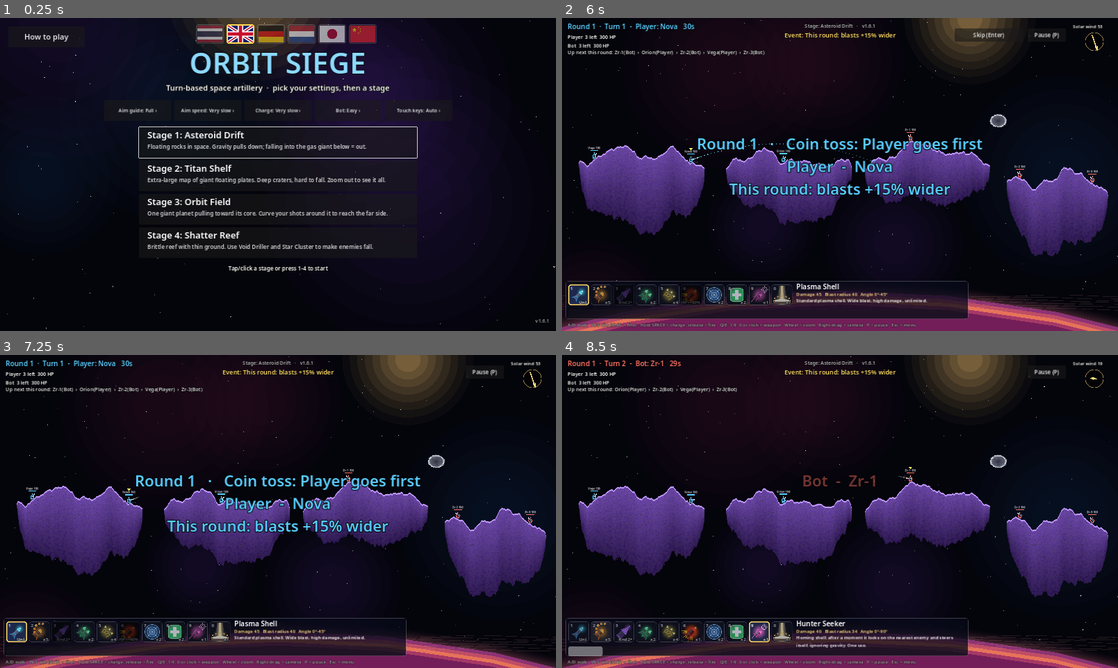
Above: before the commit, frames 1-4 (two rows, left to right).
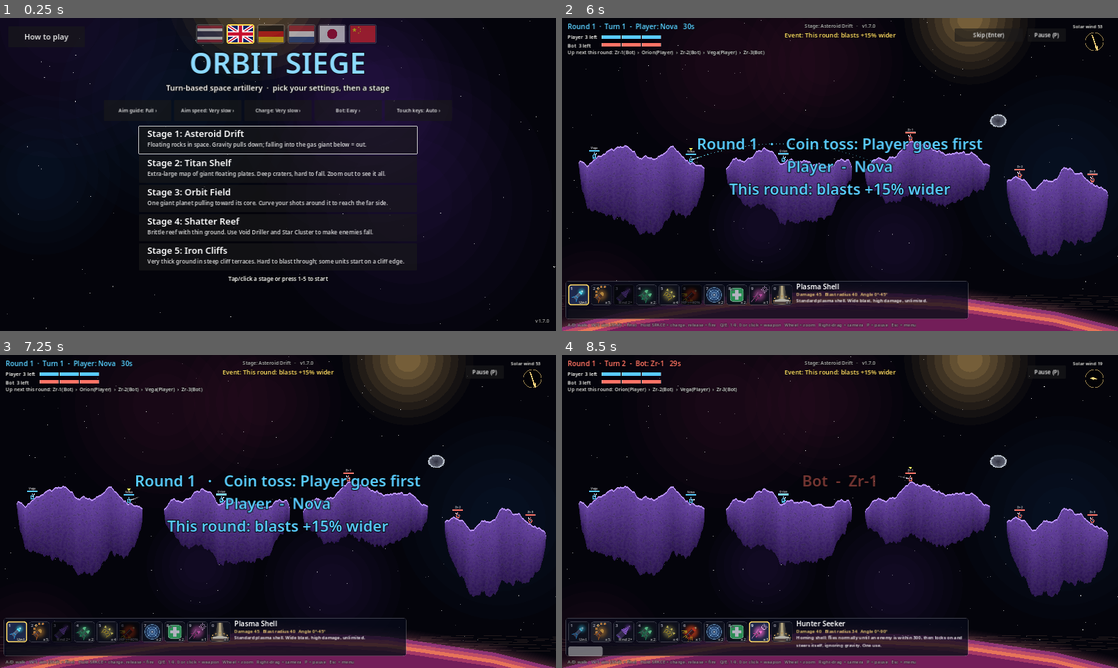
Above: after the commit, the same moments.

Repository: Pid924/OrbitSiege
Game: Godot game, scene res://scenes/menu.tscn
Two runs of this game, one before a commit and one after it. Both use one fixed random seed, a clock stepped at 60 frames per second and the inputs below.
Inputs:
- Up to frame 1 (0.25 s): no input
- Up to frame 2 (6 s): click "Bot: Easy ›" at 0.5 s; click "Bot: Normal ›" at 1.25 s; click "Stage 1: Asteroid Drift" at 2 s; click "Stage 1: Asteroid Drift" at 2.75 s; click "Don't show before matches aga…" at 3.5 s; click "Don't show before matches aga…" at 4.25 s; click "Don't show before matches aga…" at 5 s; click "Start" at 5.75 s
- Up to frame 3 (7.25 s): click "Skip (Enter)" at 6.5 s
- Up to frame 4 (8.5 s): click "1" at 7.25 s; click "2" at 8 s

The runs differ from the first frame. In frame 1, 5.4% of the frame differs, in the area x 24-99%, y 34-98%; in frame 2, 0.4%; in frame 3, 0.4%; in frame 4, 0.6%.

Commit message:
1.7.0: seeker lock range 300, stage 5 Iron Cliffs, HP bars
Co-Authored-By: Claude Opus 5.5 <noreply@anthropic.com>
Claude-Session: https://claude.ai/code/session_01Lo9zaQgDYn7BjieRUw61Dn

Diff:
--- a/project.godot
+++ b/project.godot
@@ -5,7 +5,7 @@
 
 config/name="Orbit Siege"
 config/description="Turn-based space artillery prototype."
-config/version="1.6.1"
+config/version="1.7.0"
 config/icon="res://icon.png"
 run/main_scene="res://scenes/menu.tscn"
 config/features=PackedStringArray("4.2", "GL Compatibility")
--- a/scripts/game/game_settings.gd
+++ b/scripts/game/game_settings.gd
@@ -21,17 +21,24 @@
 		"island_width": Vector2(300, 440), "gap": Vector2(60, 110), "depth": Vector2(40, 70),
 		"carve_mult": 1.25, "sky_rocks": 2, "spawn_gap": 300.0,
 	},
+	"cliffs": {
+		"name": "Iron Cliffs",
+		"desc": "แผ่นดินหนามาก เป็นขั้นบันไดหน้าผาสูงชัน ยิงทะลุยาก บางตัวเกิดอยู่ริมหน้าผา",
+		"kind": "islands", "size": Vector2(2800, 1500),
+		"island_width": Vector2(900, 1300), "gap": Vector2(70, 120), "depth": Vector2(480, 600),
+		"terrace": Vector2(170, 300), "terrace_lift": 260.0,
+	},
 	"orbit": {
 		"name": "Orbit Field",
 		"desc": "ดาวยักษ์ดวงเดียว แรงโน้มถ่วงดึงเข้าหาใจกลางดาว ยิงโค้งอ้อมดาวไปหาศัตรูอีกฝั่งได้",
 		"kind": "planets", "size": Vector2(2400, 1650), "planet_count": 1, "planet_radius": Vector2(560, 560),
 	},
 }
-const STAGE_ORDER := ["drift", "titan", "orbit", "reef"]
+const STAGE_ORDER := ["drift", "titan", "orbit", "reef", "cliffs"]
 
 ## How much of the predicted flight path the human player sees, in seconds of flight.
 const GUIDE_OPTIONS := [["ปิด", 0.0], ["สั้น", 0.35], ["กลาง", 0.9], ["ยาว", 2.0], ["เต็มเส้น", 12.0]]
-const VERSION := "1.6.1"
+const VERSION := "1.7.0"
 
 ## [label, seconds to fill the charge bar] for the human player.
 const CHARGE_OPTIONS := [["ช้ามาก", 5.0], ["ช้า", 3.6], ["ปกติ", 2.6], ["เร็ว", 1.6]]
--- a/scripts/game/i18n_table.gd
+++ b/scripts/game/i18n_table.gd
@@ -8,6 +8,7 @@
 	"เกาะหินลอยกลางอวกาศ แรงโน้มถ่วงดึงลงล่าง ตกลงไปในชั้นบรรยากาศดาวแก๊สยักษ์ = ตาย": ["Floating rocks in space. Gravity  …(317 unchanged characters)…
 	"ฉากใหญ่พิเศษ แผ่นดินลอยฟ้าผืนยักษ์ หลุมลึก ร่วงยาก ใช้ล้อเมาส์ซูมดูทั้งฉาก": ["Extra-large map of giant floating plat …(282 unchanged characters)…
 	"แนวหินเปราะ พื้นบาง ระเบิดทะลุง่าย ใช้ Void Driller กับ Star Cluster ทำให้ศัตรูร่วง": ["Brittle reef with thin ground …(339 unchanged characters)…
+	"แผ่นดินหนามาก เป็นขั้นบันไดหน้าผาสูงชัน ยิงทะลุยาก บางตัวเกิดอยู่ริมหน้าผา": ["Very thick ground in steep cliff terraces. Hard to blast through; some units start on a cliff edge.", "Sehr dicker Boden mit steilen Klippenstufen. Schwer zu durchschießen; manche starten an der Kante.", "Zeer dikke grond met steile kliftrappen. Moeilijk doorheen te schieten; sommigen starten aan de rand.", "とても分厚い大地と切り立った崖の段々。撃ち抜きにくく、崖っぷちから始まるキャラもいる。", "极厚的大地，阶梯状的陡峭悬崖，很难炸穿。有些角色会出生在悬崖边。"],
 	"ดาวยักษ์ดวงเดียว แรงโน้มถ่วงดึงเข้าหาใจกลางดาว ยิงโค้งอ้อมดาวไปหาศัตรูอีกฝั่งได้": ["One giant planet pulling toward  …(294 unchanged characters)…
 	"ปิด": ["Off", "Aus", "Uit", "オフ", "关"],
 	"สั้น": ["Short", "Kurz", "Kort", "短い", "短"],
@@ -55,7 +56,7 @@
 	"ปลดล็อกเมื่อเลือดเหลือไม่เกิน 40% ระเบิดรุนแรงที่สุดในเกม ใช้ได้ครั้งเดียว": ["Unlocks at 40% HP or less. The stronge …(260 unchanged characters)…
 	"ปล่อยตาข่ายพลังงานวงกว้าง ศัตรูในวงจะเดินและหมุนปืนไม่ได้ในตาถัดไปของตัวเอง": ["Throws a wide energy net. Enemies ins …(306 unchanged characters)…
 	"ฮีล 25 HP ให้เพื่อนทุกคนในวง และนัดถัดไปของทีม (อาวุธใดก็ได้) แรงขึ้น 50%": ["Heals allies in range by 25 HP, and you …(313 unchanged characters)…
-	"กระสุนติดตาม บินไปครู่หนึ่งแล้วล็อกศัตรูที่ใกล้ที่สุด เลี้ยวตามไปเองไม่สนแรงโน้มถ่วง ใช้ได้ครั้งเดียว": ["Homing shell: after a moment it locks on the nearest enemy and steers itself, ignoring gravity. One use.", "Lenkgeschoss: erfasst nach kurzer Zeit den nächsten Gegner und steuert selbst, ohne Schwerkraft. Einmal.", "Zoekraket: richt zich na even op de dichtstbijzijnde vijand en stuurt zelf, zonder zwaartekracht. Eén keer.", "追尾弾。少し飛ぶと最も近い敵をロックし、\n重力を無視して追いかける。1回限り。", "追踪弹：飞行片刻后锁定最近的敌人，\n无视重力自动追踪。仅限一次。"],
+	"กระสุนติดตาม บินตามวิถีปกติจนมีศัตรูอยู่ในระยะ 300 แล้วล็อกเป้า เลี้ยวตามไปเองไม่สนแรงโน้มถ่วง ใช้ได้ครั้งเดียว": ["Homing shell: flies normally until an enemy is within 300, then locks on and steers itself, ignoring gravity. One use.", "Lenkgeschoss: fliegt normal, bis ein Gegner in 300 Reichweite ist, dann erfasst es ihn und steuert selbst. Einmal.", "Zoekraket: vliegt normaal tot een vijand binnen 300 is, richt zich dan en stuurt zelf, zonder zwaartekracht. Eén keer.", "追尾弾。敵が距離300以内に入るまで普通に飛び、\nその後ロックして重力を無視して追う。1回限り。", "追踪弹：正常飞行，直到敌人进入300范围，\n随后锁定并无视重力自动追踪。仅限一次。"],
 	"ยิงลูกบอกพิกัดไปตกตรงไหน ลำแสงจากฟ้าจะยิงลงมาถล่มพื้นตรงนั้นเป็นวงกว้าง ใช้ได้ครั้งเดียว": ["Fires a marker; a beam f …(327 unchanged characters)…
 	"กระสุนพื้นฐาน ระเบิดวงกว้าง ใช้ได้ตลอด": ["Basic shell, wide blast, always available", "Standardgranate, große Explosion, immer verfügbar", "Standaardgranaat, grote explosie, altijd beschikbaar", "基本の弾。爆発範囲が広く、いつでも使える", "基础弹，爆炸范围大，随时可用"],
 	"แตกเป็นลูกย่อย 5 ลูก โดนตัวจัง ๆ แตก 8 ลูก กินพื้นเยอะ": ["Splits into 5 bomblets (8 on a direct hit), eats ground", "5 Bomblets (8 bei Volltreffer), frisst viel Boden", "5 bommetjes (8 bij voltreffer), vreet grond weg", "子弾5個（直撃で8個）に分裂、地面を大きく削る", "分裂5颗子弹（直接命中8颗），大量削地"],
@@ -65,7 +66,7 @@
 	"ใช้ได้เมื่อ HP ไม่เกิน 40% ระเบิดแรงที่สุด": ["Only at 40% HP or less, the biggest blast", "Nur ab 40% HP oder weniger, stärkste Explosion", "Alleen bij 40% HP of minder, grootste explosie", "HP40%以下で使用可、最強の爆発", "HP不高于40%时可用，最强爆炸"],
 	"ตาข่ายวงกว้าง ศัตรูในวงเดินและหมุนปืนไม่ได้ 1 ตา": ["Wide net: enemies can't walk or aim for 1 turn", "Großes Netz: Gegner 1 Zug ohne Laufen und Zielen", "Groot net: vijanden 1 beurt niet lopen of richten", "広い網。敵は1ターン移動も照準もできない", "大网，敌人1回合不能移动和瞄准"],
 	"ฮีลเพื่อน 25 HP และนัดถัดไปของทีมแรงขึ้น 50%": ["Heals allies 25 HP, team's next shot +50%", "Heilt 25 HP, nächster Teamschuss +50%", "Heelt 25 HP, volgend teamschot +50%", "味方をHP25回復、次の攻撃+50%", "队友恢复25 HP，下一发+50%"],
-	"บินครู่หนึ่งแล้วเลี้ยวไล่ศัตรูที่ใกล้ที่สุดเอง": ["Homes in on the nearest enemy after a moment", "Verfolgt nach kurzer Zeit den nächsten Gegner", "Achtervolgt na even de dichtstbijzijnde vijand", "少し飛ぶと最も近い敵を追尾", "飞行片刻后追踪最近的敌人"],
+	"เมื่อศัตรูอยู่ในระยะ 300 จะล็อกแล้วเลี้ยวไล่เอง": ["Locks on and homes in once an enemy is within 300", "Erfasst Gegner ab 300 Abstand und verfolgt sie", "Richt zich op een vijand binnen 300 en volgt hem", "敵が距離300以内に入るとロックして追尾", "敌人进入300范围后锁定并追踪"],
 	"ยิงลูกบอกพิกัด ลำแสงจากฟ้าถล่มพื้นตรงนั้นเป็นวงกว้าง": ["Marker shell; a sky beam blasts a wide strip there", "Marker; ein Himmelsstrahl verwüstet einen breiten Streifen", "Markering; een hemelstraal vernietigt een brede strook", "目印弾。空からの光線が広範囲を焼き払う", "标记弹，天空光束轰击大片区域"],
 	"วิธีเล่น Orbit Siege": ["How to play Orbit Siege", "So spielst du Orbit Siege", "Zo speel je Orbit Siege", "Orbit Siegeの遊び方", "Orbit Siege 玩法"],
 	"กติกา": ["Rules", "Regeln", "Regels", "ルール", "规则"],
@@ -105,7 +106,7 @@
 	"ต่อไปในรอบนี้: ": ["Up next this round: ", "Als Nächstes: ", "Hierna deze ronde: ", "このラウンドの次: ", "本轮接下来: "],
 	"จบรอบแล้วขึ้นรอบใหม่": ["new round next", "danach neue Runde", "daarna nieuwe ronde", "次は新しいラウンド", "之后进入新一轮"],
 	"ไม่อั้น": ["Unl.", "Unb.", "Onb.", "無限", "无限"],
-	"%s  เหลือ %d คน  %d HP": ["%s  %d left  %d HP", "%s  %d übrig  %d HP", "%s  %d over  %d HP", "%s  残り%d人  %d HP", "%s  剩余%d人  %d HP"],
+	"%s  เหลือ %d คน": ["%s  %d left", "%s  %d übrig", "%s  %d over", "%s  残り%d人", "%s  剩余%d人"],
 	"   (+) นัดถัดไปแรงขึ้น %d%%": ["   (+) next shot +%d%%", "   (+) nächster Schuss +%d%%", "   (+) volgend schot +%d%%", "   (+) 次の攻撃 +%d%%", "   (+) 下一发 +%d%%"],
 	"ลมสุริยะ %d": ["Solar wind %d", "Sonnenwind %d", "Zonnewind %d", "太陽風 %d", "太阳风 %d"],
 	"มีอาวุธพิเศษพร้อมใช้ %d แบบ  ·  แตะรูปอาวุธเพื่อเลือก": ["%d special weapons ready  ·  tap the weapon picture to choose", "%d Spezialwaffen bereit  ·  Waffenbild antippen", "%d speciale wapens klaar  ·  tik op het wapenplaatje", "特殊武器%d種が使用可能  ·  武器画像をタップして選択", "%d种特殊武器可用  ·  点击武器图标选择"],
--- a/scripts/game/match.gd
+++ b/scripts/game/match.gd
@@ -217,6 +217,12 @@
 		var island: Dictionary = islands[rng.randi() % islands.size()]
 		var x := rng.randf_range(lerpf(island.x0, island.x1, 0.08), lerpf(island.x0, island.x1, 0.92))
 		var pos := Vector2(x, island.base - 80.0)  # island tops never rise above base - 70
+		if island.has("steps"):
+			pos.y = island.base - island.max_lift - 40.0
+			if not island.edges.is_empty() and rng.randf() < 0.45:
+				# Right on the brink of a cliff, on the high side.
+				var e: Vector2 = island.edges[rng.randi() % island.edges.size()]
+				pos.x = e.x + e.y * rng.randf_range(8.0, 16.0)
 		while pos.y < abyss_y and not terrain.is_solid(pos + Vector2.DOWN):
 			pos.y += 1.0
 		if pos.y < abyss_y:
--- a/scripts/game/projectile.gd
+++ b/scripts/game/projectile.gd
@@ -65,7 +65,11 @@
 ## Turns toward the locked target. Returns false when there is nothing to chase.
 func _steer(w: Dictionary, h: float) -> bool:
 	if homing_target == null or not homing_target.alive:
-		homing_target = game.nearest_enemy(position, game.current_team)
+		# Flies like a normal shell until an enemy comes within lock range.
+		homing_target = null
+		var near = game.nearest_enemy(position, game.current_team)
+		if near and near.body_center().distance_to(position) <= w.get("lock_range", INF):
+			homing_target = near
 	if homing_target == null:
 		return false
 	var speed := maxf(vel.length(), 420.0)
--- a/scripts/game/unit.gd
+++ b/scripts/game/unit.gd
@@ -210,10 +210,13 @@
 	# Screen-aligned label and HP bar above the head.
 	var font := ThemeDB.fallback_font
 	var head := up * 36.0
-	var bar := Rect2(head + Vector2(-16, 0), Vector2(32, 4))
-	draw_rect(bar, Color(0, 0, 0, 0.6))
-	draw_rect(Rect2(bar.position, Vector2(32.0 * hp / MAX_HP, 4)), color)
-	draw_string(font, head + Vector2(-30, -4), "%s %d" % [unit_name, hp], HORIZONTAL_ALIGNMENT_CENTER, 60, 11, Color(1, 1, 1, 0.9))
+	var bar := Rect2(head + Vector2(-20, 0), Vector2(40, 6))
+	var fill := float(hp) / MAX_HP
+	var bar_color := color if fill > 0.4 else color.lerp(Color(1.0, 0.85, 0.3), 0.5)
+	draw_rect(bar, Color(0, 0, 0, 0.65))
+	draw_rect(Rect2(bar.position, Vector2(40.0 * fill, 6)), bar_color)
+	draw_rect(bar, Color(1, 1, 1, 0.4), false, 1.0)
+	draw_string(font, head + Vector2(-30, -4), unit_name, HORIZONTAL_ALIGNMENT_CENTER, 60, 11, Color(1, 1, 1, 0.9))
 	if is_active:
 		var y := -14.0 + sin(_bob * 5.0) * 3.0
 		var tip := head + Vector2(0, y)
--- a/scripts/sim/weapons.gd
+++ b/scripts/sim/weapons.gd
@@ -63,9 +63,9 @@
 	},
 	"seeker": {
 		"name": "Hunter Seeker", "radius": 34.0, "damage": 40.0, "ammo": 1, "elev": Vector2(0, 90),
-		"homing": true, "homing_delay": 0.45, "turn_rate": 3.2,
+		"homing": true, "homing_delay": 0.45, "turn_rate": 3.2, "lock_range": 300.0,
 		"color": Color(1.0, 0.45, 0.85), "icon": "res://assets/weapons/seeker.png",
-		"desc": "กระสุนติดตาม บินไปครู่หนึ่งแล้วล็อกศัตรูที่ใกล้ที่สุด เลี้ยวตามไปเองไม่สนแรงโน้มถ่วง ใช้ได้ครั้งเดียว",
+		"desc": "กระสุนติดตาม บินตามวิถีปกติจนมีศัตรูอยู่ในระยะ 300 แล้วล็อกเป้า เลี้ยวตามไปเองไม่สนแรงโน้มถ่วง ใช้ได้ครั้งเดียว",
 	},
 	"sky": {
 		"name": "Sky Lance", "radius": 0.0, "damage": 40.0, "ammo": 1, "elev": Vector2(30, 90),
--- a/scripts/ui/how_to_play.gd
+++ b/scripts/ui/how_to_play.gd
@@ -19,7 +19,7 @@
 	"rage": "ใช้ได้เมื่อ HP ไม่เกิน 40% ระเบิดแรงที่สุด",
 	"snare": "ตาข่ายวงกว้าง ศัตรูในวงเดินและหมุนปืนไม่ได้ 1 ตา",
 	"mender": "ฮีลเพื่อน 25 HP และนัดถัดไปของทีมแรงขึ้น 50%",
-	"seeker": "บินครู่หนึ่งแล้วเลี้ยวไล่ศัตรูที่ใกล้ที่สุดเอง",
+	"seeker": "เมื่อศัตรูอยู่ในระยะ 300 จะล็อกแล้วเลี้ยวไล่เอง",
 	"sky": "ยิงลูกบอกพิกัด ลำแสงจากฟ้าถล่มพื้นตรงนั้นเป็นวงกว้าง",
 }
 
--- a/scripts/ui/hud.gd
+++ b/scripts/ui/hud.gd
@@ -14,6 +14,7 @@
 var game
 var info: Label
 var teams_label: Label
+var team_bars: TeamBars
 var stage_label: Label
 var event_label: Label
 var help: Label
@@ -39,6 +40,30 @@
 var _round_text := ""
 
 
+## One HP bar per team, split into a segment per unit (empty segment = that unit is out).
+class TeamBars extends Control:
+	var game
+	var line_height := 20.0
+
+	func _draw() -> void:
+		if game == null:
+			return
+		for team in 2:
+			var team_units: Array = game.units.filter(func(u): return u.team == team)
+			var y := team * line_height + line_height * 0.5 - 5.0
+			var seg := 54.0
+			for i in team_units.size():
+				var u = team_units[i]
+				var r := Rect2(i * (seg + 4.0), y, seg, 10.0)
+				draw_rect(r, Color(0, 0, 0, 0.6))
+				var fill: float = float(u.hp) / u.MAX_HP
+				var c: Color = game.TEAM_COLORS[team]
+				if fill <= 0.4:
+					c = c.lerp(Color(1.0, 0.85, 0.3), 0.5)
+				draw_rect(Rect2(r.position, Vector2(seg * fill, 10.0)), c)
+				draw_rect(r, Color(1, 1, 1, 0.35), false, 1.0)
+
+
 class WindGauge extends Control:
 	var wind := Vector2.ZERO
 	var max_wind := 55.0
@@ -75,6 +100,9 @@
 	touch = GameSettings.use_touch()
 	info = _label(Vector2(16, 10), 20)
 	teams_label = _label(Vector2(16, 44), 14)
+	team_bars = TeamBars.new()
+	team_bars.mouse_filter = Control.MOUSE_FILTER_IGNORE
+	add_child(team_bars)
 	order_label = _label(Vector2(16, 88), 14)
 	order_label.modulate = Color(1, 1, 1, 0.85)
 	stage_label = _label(Vector2(640, 12), 14)
@@ -302,11 +330,20 @@
 		for unit in game.units:
 			if unit.team == team:
 				hp += unit.hp
-		var line := L.t("%s  เหลือ %d คน  %d HP") % [game.team_name(team), game.alive_count(team), hp]
+		var line := L.t("%s  เหลือ %d คน") % [game.team_name(team), game.alive_count(team)]
 		if game.team_boost[team] > 0.0:
 			line += L.t("   (+) นัดถัดไปแรงขึ้น %d%%") % int(game.team_boost[team] * 100)
 		lines.append(line)
 	teams_label.text = "\n".join(lines)
+	# Bars sit right of the longest team line (the text length depends on the language).
+	var font := teams_label.get_theme_font("font")
+	var widest := 0.0
+	for line in lines:
+		widest = maxf(widest, font.get_string_size(line, HORIZONTAL_ALIGNMENT_LEFT, -1, 14).x)
+	team_bars.game = game
+	team_bars.line_height = teams_label.get_line_height()
+	team_bars.position = teams_label.position + Vector2(widest + 14.0, 0)
+	team_bars.queue_redraw()
 	wind_gauge.wind = game.physics.wind
 	wind_gauge.queue_redraw()
 	wind_title.text = L.t("ลมสุริยะ %d") % roundi(game.physics.wind.length())
--- a/scripts/ui/menu.gd
+++ b/scripts/ui/menu.gd
@@ -87,18 +87,18 @@
 		var id: String = GameSettings.STAGE_ORDER[i]
 		var stage: Dictionary = GameSettings.STAGES[id]
 		var b := Button.new()
-		b.position = Vector2(400, 314 + i * 96)
-		b.size = Vector2(800, 88)
+		b.position = Vector2(400, 312 + i * 84)
+		b.size = Vector2(800, 78)
 		b.pressed.connect(_start.bind(id))
 		var heading := Label.new()
 		heading.text = L.t("ด่าน %d: %s") % [i + 1, stage.name]
-		heading.position = Vector2(24, 4)
+		heading.position = Vector2(24, 2)
 		heading.add_theme_font_size_override("font_size", 26)
 		heading.mouse_filter = Control.MOUSE_FILTER_IGNORE
 		b.add_child(heading)
 		var desc := Label.new()
 		desc.text = L.t(stage.desc)
-		desc.position = Vector2(24, 44)
+		desc.position = Vector2(24, 40)
 		desc.size = Vector2(752, 40)
 		desc.autowrap_mode = TextServer.AUTOWRAP_WORD_SMART
 		desc.add_theme_font_size_override("font_size", 16)
@@ -108,7 +108,7 @@
 		ui.add_child(b)
 		if i == 0:
 			b.grab_focus()
-	ui.add_child(_label(L.t("แตะ/คลิกด่าน หรือกดเลข 1-%d เพื่อเริ่ม") % GameSettings.STAGE_ORDER.size(), Vector2(0, 708), 16))
+	ui.add_child(_label(L.t("แตะ/คลิกด่าน หรือกดเลข 1-%d เพื่อเริ่ม") % GameSettings.STAGE_ORDER.size(), Vector2(0, 738), 16))
 	var version := _label("v%s" % GameSettings.VERSION + ("  ·  DEBUG" if GameSettings.debug else ""), Vector2(0, 860), 14)
 	version.horizontal_alignment = HORIZONTAL_ALIGNMENT_RIGHT
 	version.size.x = 1580
--- a/scripts/world/terrain.gd
+++ b/scripts/world/terrain.gd
@@ -58,6 +58,8 @@
 			"base": rng.randf_range(0.36, 0.5) * height,
 			"depth": rng.randf_range(depth.x, depth.y),
 		}
+		if cfg.has("terrace"):
+			_add_terraces(island, rng, cfg)
 		_paint_island(island, surface, jag, speck, PALETTES[palette_index % PALETTES.size()])
 		islands.append(island)
 		x += w + rng.randf_range(gap.x, gap.y)
@@ -104,17 +106,56 @@
 	return speck
 
 
+## Splits an island's top into flat steps at different heights with sheer cliffs between them.
+## island.steps = [[x0, x1, lift], ...]; island.edges = cliff tops [Vector2(x, side)] where side
+## points from the cliff toward the higher step (spawns use these to start units on the brink).
+func _add_terraces(island: Dictionary, rng: RandomNumberGenerator, cfg: Dictionary) -> void:
+	var widths: Vector2 = cfg.terrace
+	var max_lift: float = cfg.terrace_lift
+	var steps := []
+	var edges := []
+	var x: float = island.x0
+	var lift := rng.randf_range(0.0, max_lift)
+	while x < island.x1:
+		var w := rng.randf_range(widths.x, widths.y)
+		if island.x1 - (x + w) < widths.x:
+			w = island.x1 - x
+		steps.append([x, x + w, lift])
+		x += w
+		var next := rng.randf_range(0.0, max_lift)
+		if absf(next - lift) < 90.0:  # always a real cliff, never a gentle step
+			next = lift + 120.0 if lift + 120.0 <= max_lift else lift - 120.0
+		if x < island.x1:
+			edges.append(Vector2(x, -1 if lift > next else 1))
+		lift = next
+	island.steps = steps
+	island.edges = edges
+	island.max_lift = max_lift
+
+
+func _step_lift(island: Dictionary, x: float) -> float:
+	for s in island.steps:
+		if x >= s[0] and x < s[1]:
+			return s[2]
+	return island.steps[-1][2]
+
+
 func _paint_island(island: Dictionary, surface: FastNoiseLite, jag: FastNoiseLite, speck: FastNoiseLite, palette: Array) -> void:
 	var x0: float = island.x0
 	var x1: float = island.x1
 	var half := (x1 - x0) / 2.0
 	var cx := x0 + half
+	var terraced := island.has("steps")
 	for x in range(int(x0), int(x1) + 1):
 		var t := (x - cx) / half
 		var edge := clampf(1.0 - t * t, 0.0, 1.0)
 		# Flat-ish top that droops at the ends, tapering rocky underside.
 		var top: float = island.base + 70.0 * surface.get_noise_1d(x) + 50.0 * (1.0 - sqrt(edge))
 		var bottom: float = top + 20.0 + island.depth * sqrt(edge) + 18.0 * jag.get_noise_1d(x)
+		if terraced:
+			# Flat steps with only a little roughness, so cliffs stay sheer; the underside follows the base.
+			top = island.base - _step_lift(island, x) + 8.0 * surface.get_noise_1d(x * 4.0) + 30.0 * (1.0 - sqrt(edge))
+			bottom = island.base + 20.0 + island.depth * sqrt(edge) + 18.0 * jag.get_noise_1d(x)
 		for y in range(maxi(0, int(top)), mini(height - 1, int(bottom)) + 1):
 			_paint_pixel(x, y, float(y) - top, bottom - top, speck, palette)
 
Binary file changed: assets/fonts/noto-sans-ja-600.woff2
Binary file changed: assets/fonts/noto-sans-zh-600.woff2
Not shown, changed: CHANGELOG.md
Not shown, changed: docs/index.pck
